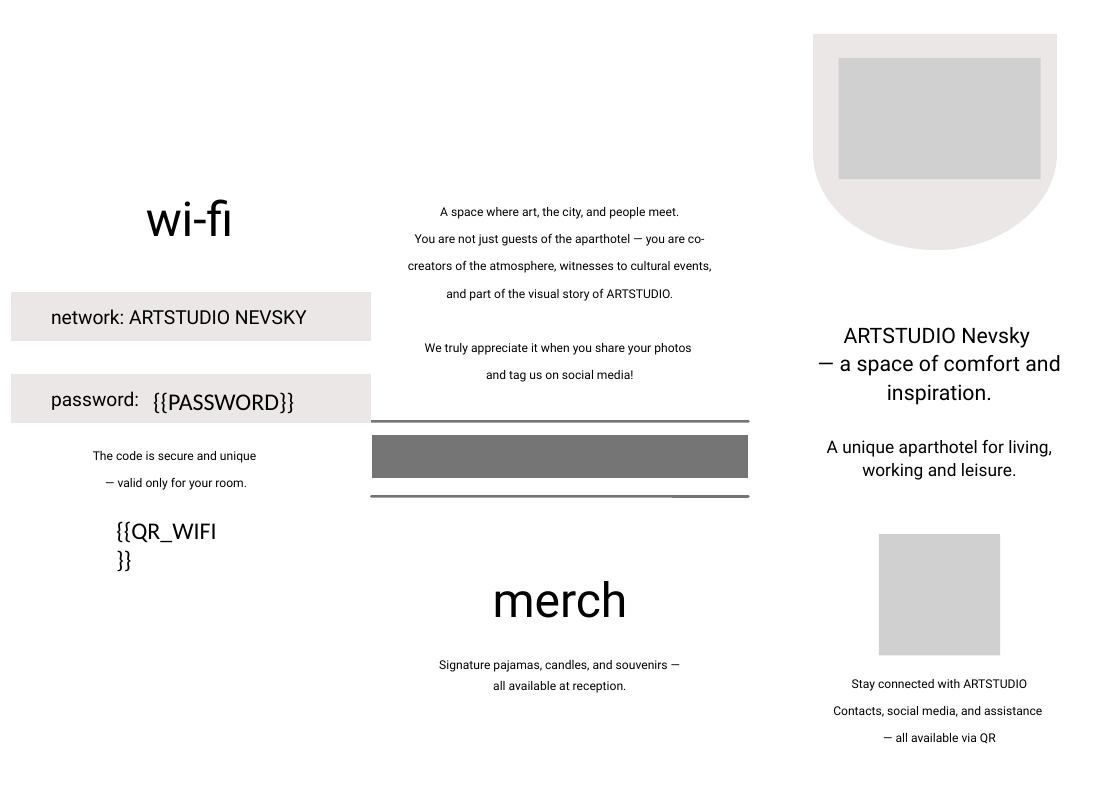
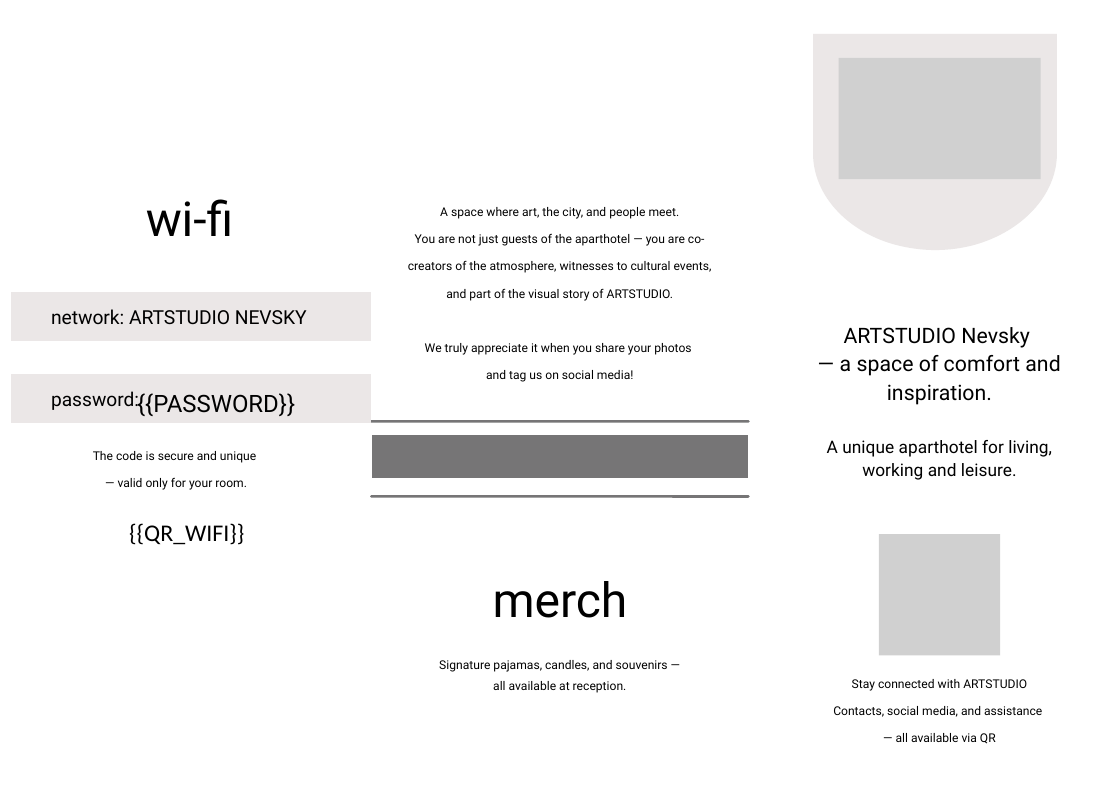
Before and after one commit to gmartstudionevsky/wi-fi_voucher, a slide deck: slide 2 of api/templates/brochure_en.pptx. Drawn at 1120x791 pixels with LibreOffice and Linux fonts; fonts in the diff are those of the drawing; grey boxes stand for pictures. Boxes give left, top, right and bottom in pixels: in the first picture for what was removed or moved away, otherwise in the second. Text is boxed around its words. In the diff, an @@ line names an element or a change of style, - is before the commit and + after.

```diff
--- a/api/templates/brochure_en.pptx
+++ b/api/templates/brochure_en.pptx
@@ text "{{PASSWORD}}": place and size @@
-text "{{PASSWORD}}" at (153,392,294,414)
+text "{{PASSWORD}}" at (137,393,295,416)
@@ text "{{PASSWORD}}" at (137,393,295,416): font Calibri to Roboto @@
@@ text "{{QR_WIFI}}" rewrapped from (116,521,216,543) to (129,523,244,545) @@
```
Also in this commit, not shown: 1 other file.
